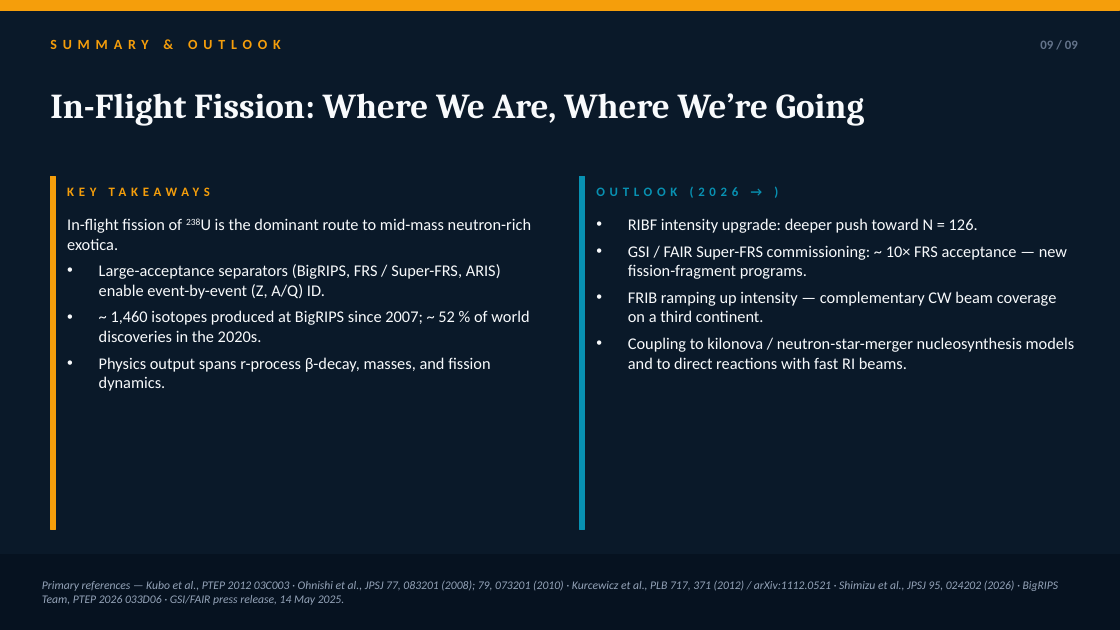
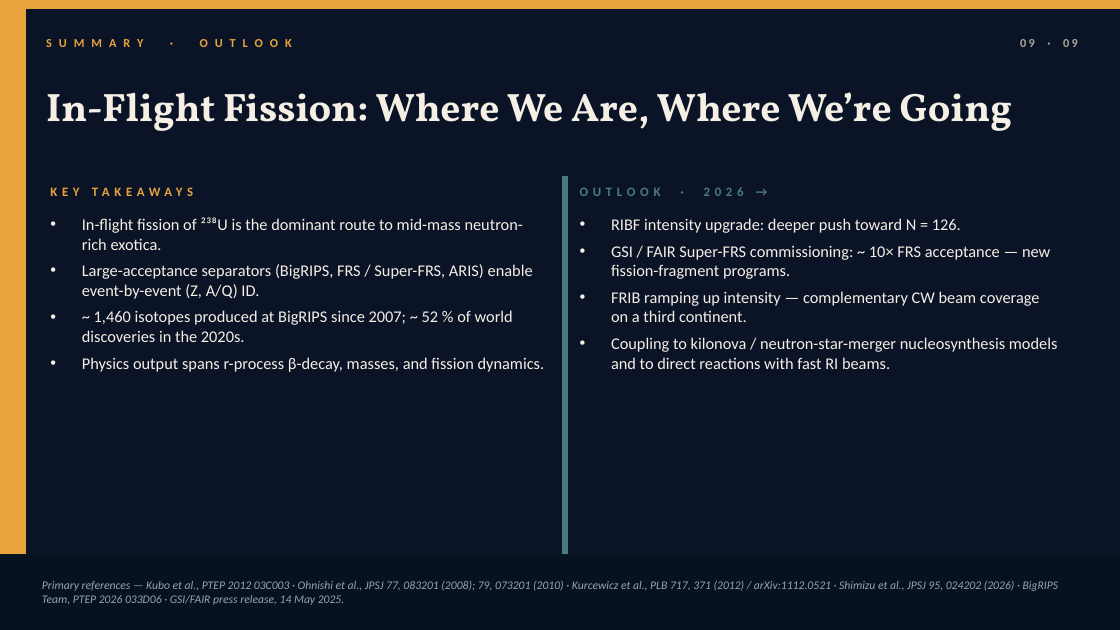
Before and after one commit to Edfghdrtxxx/OrbitOS, a slide deck: slide 9 of 50_Resources/Physics/InFlightFission/InFlightFission_Intro.pptx. Drawn at 1120x630 pixels with LibreOffice and Linux fonts; fonts in the diff are those of the drawing. Boxes give left, top, right and bottom in pixels: in the first picture for what was removed or moved away, otherwise in the second. Text is boxed around its words. In the diff, an @@ line names an element or a change of style, - is before the commit and + after.

```diff
--- a/50_Resources/Physics/InFlightFission/InFlightFission_Intro.pptx
+++ b/50_Resources/Physics/InFlightFission/InFlightFission_Intro.pptx
@@ background #0A1929 to #0B1426 @@
@@ rectangle at (x1=0, y1=0, x2=1120, y2=8): fill #F59E0B to #E8A33D; outline #F59E0B 1 pt to #E8A33D 1 pt @@
@@ rectangle added at (x1=0, y1=0, x2=25, y2=630), fill #E8A33D, outline #E8A33D 1 pt @@
@@ text at (x1=46, y1=27, x2=886, y2=59): text changed; size 12 to 10.5 pt; text colour #F59E0B to #E8A33D @@
-SUMMARY & OUTLOOK
+SUMMARY · OUTLOOK
@@ text at (x1=1020, y1=39, x2=1078, y2=47): text changed; size 11 to 10.5 pt; text colour #64748B to #AFA89A @@
-09 / 09
+09 · 09
@@ text "In-Flight Fission: Where We Are, ..." at (x1=46, y1=92, x2=1013, y2=131): size 30 to 34 pt, font Cambria to Vollkorn, text colour #F8FAFC to #F5EFE6 @@
@@ text "KEY TAKEAWAYS" moved from (x1=67, y1=187, x2=210, y2=196) to (x1=50, y1=187, x2=193, y2=196) @@
@@ text "KEY TAKEAWAYS" at (x1=50, y1=187, x2=193, y2=196): text colour #F59E0B to #E8A33D @@
@@ rectangle removed at (x1=50, y1=176, x2=55, y2=529) @@
@@ rectangle resized from (x1=580, y1=176, x2=585, y2=529) to (x1=563, y1=176, x2=568, y2=563) @@
@@ rectangle at (x1=563, y1=176, x2=568, y2=563): fill #0891B2 to #4A7C7E; outline #0891B2 1 pt to #4A7C7E 1 pt @@
@@ text at (x1=580, y1=187, x2=744, y2=196): text changed; text colour #0891B2 to #4A7C7E @@
-OUTLOOK (2026 → )
+OUTLOOK · 2026 →
@@ text "In-flight fission of ²³⁸U is ..." moved from (x1=67, y1=218, x2=531, y2=391) to (x1=82, y1=264, x2=545, y2=372) @@
@@ text at (x1=67, y1=218, x2=531, y2=250): text changed; text colour #F8FAFC to #F5EFE6 @@
-• In-flight fission of 238U is the dominant route to mid-mass neutron-rich exotica.
+• In-flight fission of ²³⁸U is the dominant route to mid-mass neutron-rich exotica.
@@ text "RIBF intensity upgrade: deeper push ..." moved from (x1=628, y1=218, x2=1075, y2=369) to (x1=611, y1=218, x2=1058, y2=369) @@
@@ text "RIBF intensity upgrade: deeper push ..." at (x1=611, y1=218, x2=1058, y2=369): text colour #F8FAFC to #F5EFE6 @@
@@ text at (x1=82, y1=264, x2=545, y2=372): text colour #F8FAFC to #F5EFE6 in "Large-acceptance separators (BigRIPS, FRS / Super-FRS, ARIS) ...", "~ 1,460 isotopes produced at BigRIPS since ...", "Physics output spans r-process β-decay, masses, and ..." @@
```
Also in this commit, not shown: 8 other slides changed, 1 other file.
